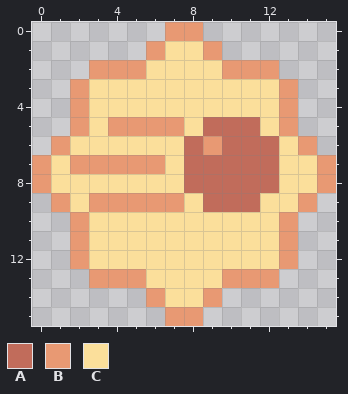
Two states of a pixel-art file, docs/img/magic_mononage.ase. Above is the file before it was changed.
16x16 pixels, 1 frame.
Palette (. is transparent): A #c16c5b  B #e89973  C #fbdf9b
The same view after the edit:
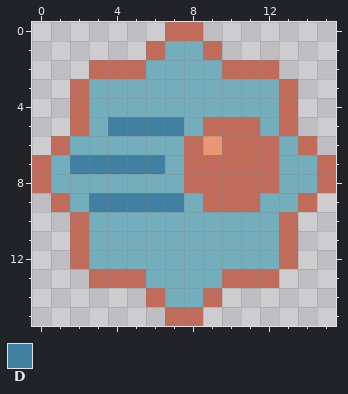
Colours new in this view: D #4180a0
The edit:
colour C: #fbdf9b -> #74adbb
Layer "Layer 1":
y 0: x 7..8 BB -> AA
y 1: x 6 B -> A; x 9 B -> A
y 2: x 3..5 BBB -> AAA; x 10..12 BBB -> AAA
y 3..4: x 2 B -> A; x 13 B -> A
y 5: x 2 B -> A; x 4..7 BBBB -> DDDD; x 13 B -> A
y 6: x 1 B -> A; x 14 B -> A
y 7: x 0 B -> A; x 2..6 BBBBB -> DDDDD; x 15 B -> A
y 8: x 0 B -> A; x 15 B -> A
y 9: x 1 B -> A; x 3..7 BBBBB -> DDDDD; x 14 B -> A
y 10..12: x 2 B -> A; x 13 B -> A
y 13: x 3..5 BBB -> AAA; x 10..12 BBB -> AAA
y 14: x 6 B -> A; x 9 B -> A
y 15: x 7..8 BB -> AA
Boxes around the changes in both pictures, in picture pixels (x1, y1, x2, y2):
changed: (32, 22, 336, 326)
